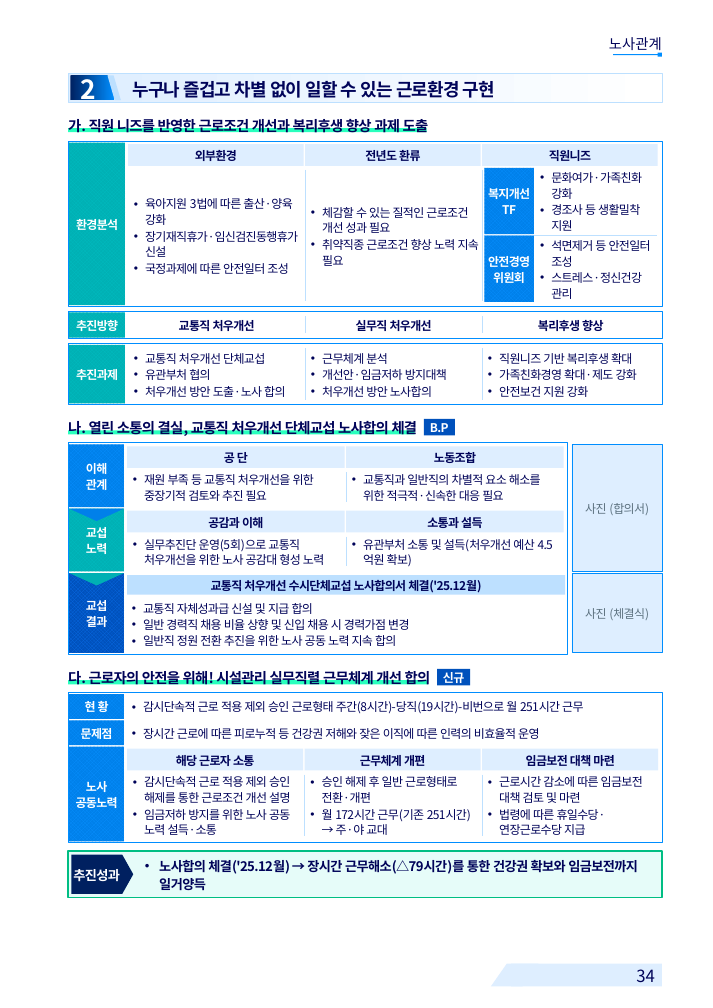
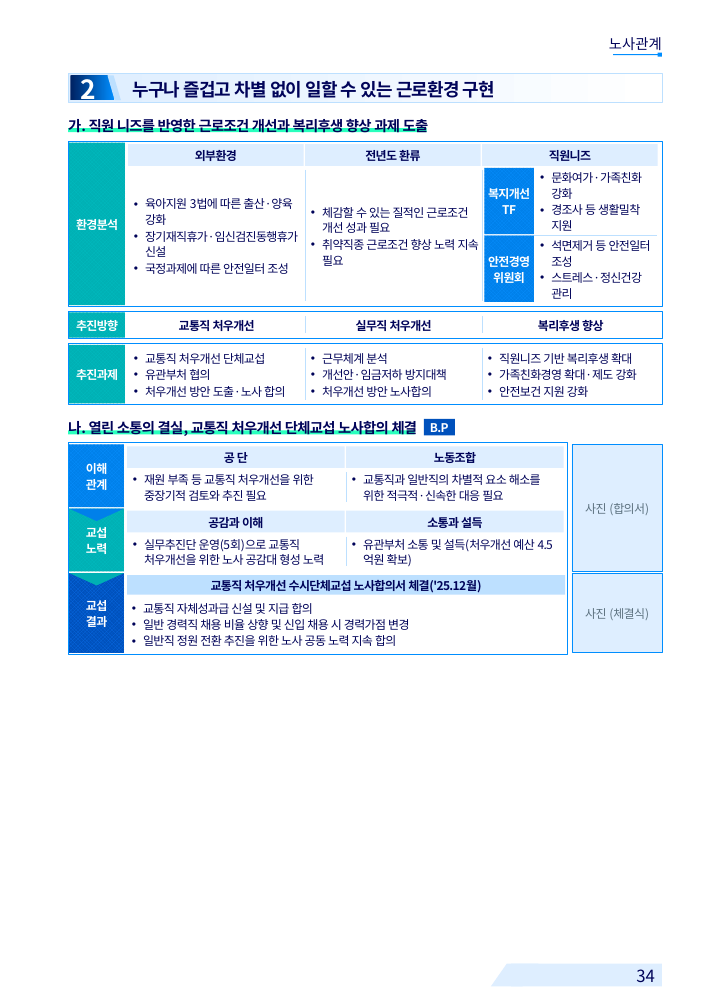
Before and after one commit to khjlsi-creator/claude, a slide deck: slide 34 of korad-경영평가-ppt/KORAD_경영평가_레이아웃_템플릿_A4세로.pptx. Drawn at 713x1008 pixels with LibreOffice and Linux fonts; fonts in the diff are those of the drawing; background and template pictures are left out. Boxes give left, top, right and bottom in pixels: in the first picture for what was removed or moved away, otherwise in the second. Text is boxed around its words. In the diff, an @@ line names an element or a change of style, - is before the commit and + after.

```diff
--- a/korad-경영평가-ppt/KORAD_경영평가_레이아웃_템플릿_A4세로.pptx
+++ b/korad-경영평가-ppt/KORAD_경영평가_레이아웃_템플릿_A4세로.pptx
@@ rectangle removed at (68, 680, 428, 685) @@
@@ text removed at (68, 669, 431, 688) @@
-다. 근로자의 안전을 위해! 시설관리 실무직렬 근무체계 개선 합의
@@ rectangle removed at (437, 669, 470, 685) @@
@@ text removed at (443, 672, 464, 686) @@
-신규
@@ rectangle removed at (68, 692, 662, 842) @@
@@ rectangle removed at (69, 694, 124, 719) @@
@@ text removed at (85, 701, 109, 712) @@
-현 황
@@ text removed at (143, 701, 583, 714) @@
-• 감시단속적 근로 적용 제외 승인 근로형태 주간(8시간)-당직(19시간)-비번으로 월 251시간 근무
@@ rectangle removed at (69, 721, 124, 746) @@
@@ rectangle removed at (69, 747, 124, 841) @@
@@ text removed at (81, 728, 113, 739) @@
-문제점
@@ rectangle removed at (127, 749, 303, 771) @@
@@ text removed at (143, 728, 539, 739) @@
-• 장시간 근로에 따른 피로누적 등 건강권 저해와 잦은 이직에 따른 인력의 비효율적 운영
@@ rectangle removed at (304, 749, 480, 771) @@
@@ rectangle removed at (482, 749, 658, 771) @@
@@ text removed at (144, 776, 290, 835) @@
-• 감시단속적 근로 적용 제외 승인 해제를 통한 근로조건 개선 설명
-• 임금저하 방지를 위한 노사 공동 노력 설득·소통
@@ text removed at (176, 755, 254, 766) @@
-해당 근로자 소통
@@ line removed from (304, 774) to (304, 836) @@
@@ text removed at (322, 776, 471, 835) @@
-• 승인 해제 후 일반 근로형태로 전환·개편
-• 월 172시간 근무(기존 251시간) → 주·야 교대
@@ text removed at (360, 755, 425, 766) @@
-근무체계 개편
@@ line removed from (482, 774) to (482, 836) @@
@@ text removed at (499, 776, 643, 835) @@
-• 근로시간 감소에 따른 임금보전 대책 검토 및 마련
-• 법령에 따른 휴일수당·연장근로수당 지급
@@ text removed at (526, 755, 614, 766) @@
-임금보전 대책 마련
@@ text removed at (76, 781, 118, 808) @@
-노사
-공동노력
@@ rectangle removed at (68, 851, 662, 898) @@
@@ pentagon arrow removed at (72, 855, 134, 894) @@
@@ text removed at (72, 855, 134, 894) @@
-추진성과
@@ text removed at (159, 860, 638, 891) @@
-• 노사합의 체결('25.12월) → 장시간 근무해소(△79시간)를 통한 건강권 확보와 임금보전까지 일거양득
```
Also in this commit, not shown: 3 other slides changed, 6 other files.
